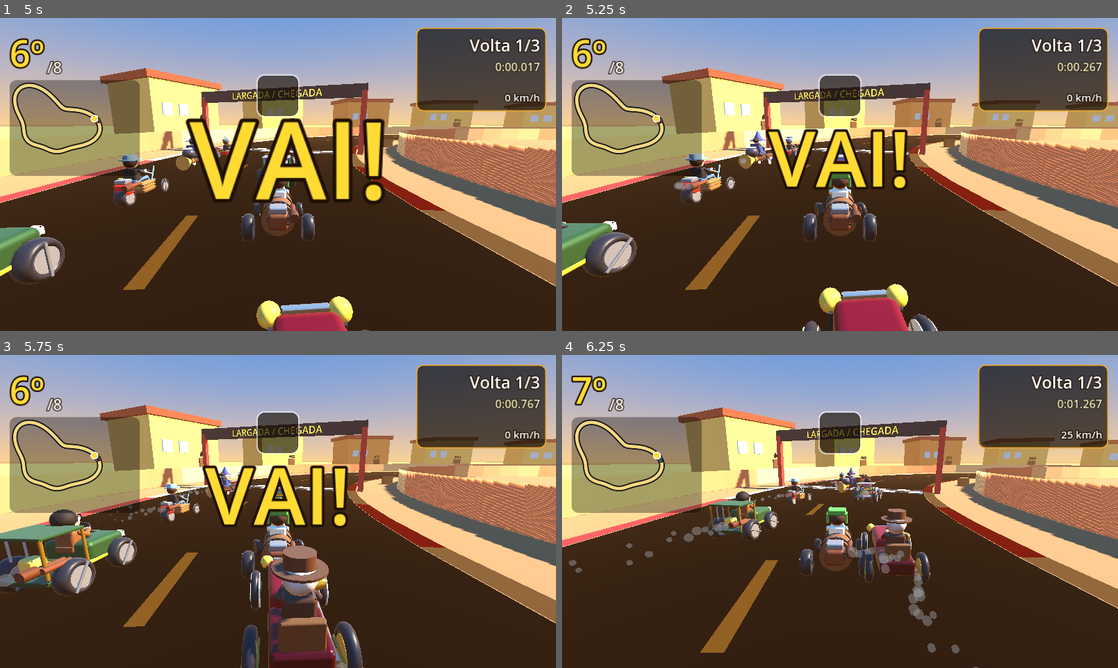
Above: before the commit, frames 1-4 (two rows, left to right).
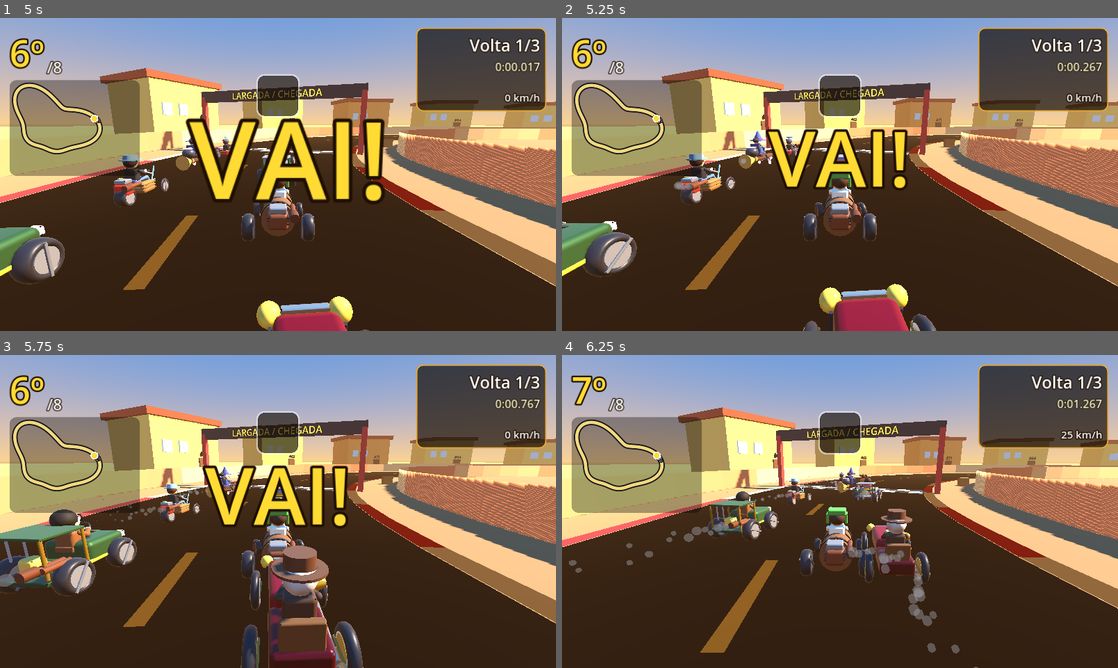
Above: after the commit, the same moments.

Repository: evandrofernandes12-dot/eva-ai
Game: Godot game, scene res://scenes/ui/Podium.tscn
Two runs of this game, one before a commit and one after it. Both use one fixed random seed, a clock stepped at 60 frames per second and the inputs below. This scene is started directly instead of the project's main scene.
Inputs (mouse positions are in pixels of both pictures, inside the frame that each line leads up to):
- Up to frame 1 (5 s): click "CORRER DE NOVO" at 0.5 s; move the mouse to (400, 158) at 1.27 s; hold D (steer_right) 1.28-2.03 s; hold Space (drift) 1.28-2.03 s; click (400, 158) at 1.42 s; move the mouse to (166, 190) at 2.02 s; hold S (brake) 2.03-2.78 s; tap E (use_item) at 2.1, 3.6 s; move the mouse to (333, 105) at 2.77 s; hold D (steer_right) 2.78-3.53 s; hold Space (drift) 2.78-3.53 s; move the mouse to (250, 237) at 3.52 s; hold W (accelerate) 3.53-4.28 s; click (250, 237) at 3.67 s; move the mouse to (444, 221) at 4.27 s; hold A (steer_left) from 4.28 s (still down); hold Space (drift) from 4.28 s (still down)
- Up to frame 2 (5.25 s): keep holding A (steer_left); move the mouse to (673, 127) at 5.02 s; release Space (drift) at 5.03 s; tap E (use_item) at 5.1 s
- Up to frame 3 (5.75 s): keep holding A (steer_left)
- Up to frame 4 (6.25 s): move the mouse to (867, 511) at 5.77 s; release A (steer_left) at 5.78 s; hold S (brake) from 5.78 s (still down); hold Space (drift) from 5.78 s (still down); click (867, 511) at 5.92 s

Frame 1 is identical in both runs. In frame 2, less than 0.1% of the frame differs, in the area x 43-68%, y 96-100%; in frame 3, less than 0.1%, in the area x 45-63%, y 69-100%; in frame 4, less than 0.1%.

Commit message:
Girafales: faixa branca dos pneus como anel
Co-Authored-By: Claude Opus 5.5 <noreply@anthropic.com>
Claude-Session: https://claude.ai/code/session_01Kxc7kJoxyx7sGpG8h8AuvP

Diff:
--- a/chavinhos-kart/scripts/kart/KartVisuals.gd
+++ b/chavinhos-kart/scripts/kart/KartVisuals.gd
@@ -325,8 +325,11 @@
 	_wheel(Vector3(0.78, 0.46, -0.95), 0.46, 0.2, DARK, Color(0.85, 0.7, 0.25), true)
 	_wheel(Vector3(-0.78, 0.46, 1.0), 0.46, 0.22, DARK, Color(0.85, 0.7, 0.25), false)
 	_wheel(Vector3(0.78, 0.46, 1.0), 0.46, 0.22, DARK, Color(0.85, 0.7, 0.25), false)
-	for sx: float in [-0.78, 0.78]: # faixa branca nos pneus
-		ProcMesh.cyl(_body, 0.4, 0.21, Vector3(sx, 0.46, -0.95), Color(0.95, 0.95, 0.9), Vector3(0, 0, 90), -1.0, 0.9)
+	for sx: float in [-0.78, 0.78]: # faixa branca nos pneus (anel nas laterais dos pneus)
+		for sz: float in [-0.95, 1.0]:
+			for side: float in [-1.0, 1.0]:
+				var ring: MeshInstance3D = ProcMesh.torus(_body, 0.27, 0.36, Vector3(sx + side * 0.09, 0.46, sz), Color(0.96, 0.96, 0.92), Vector3(0, 0, 90))
+				ring.scale = Vector3(1.0, 0.25, 1.0)
 	return Vector3(0, 0.9, 0.85)
 
 
